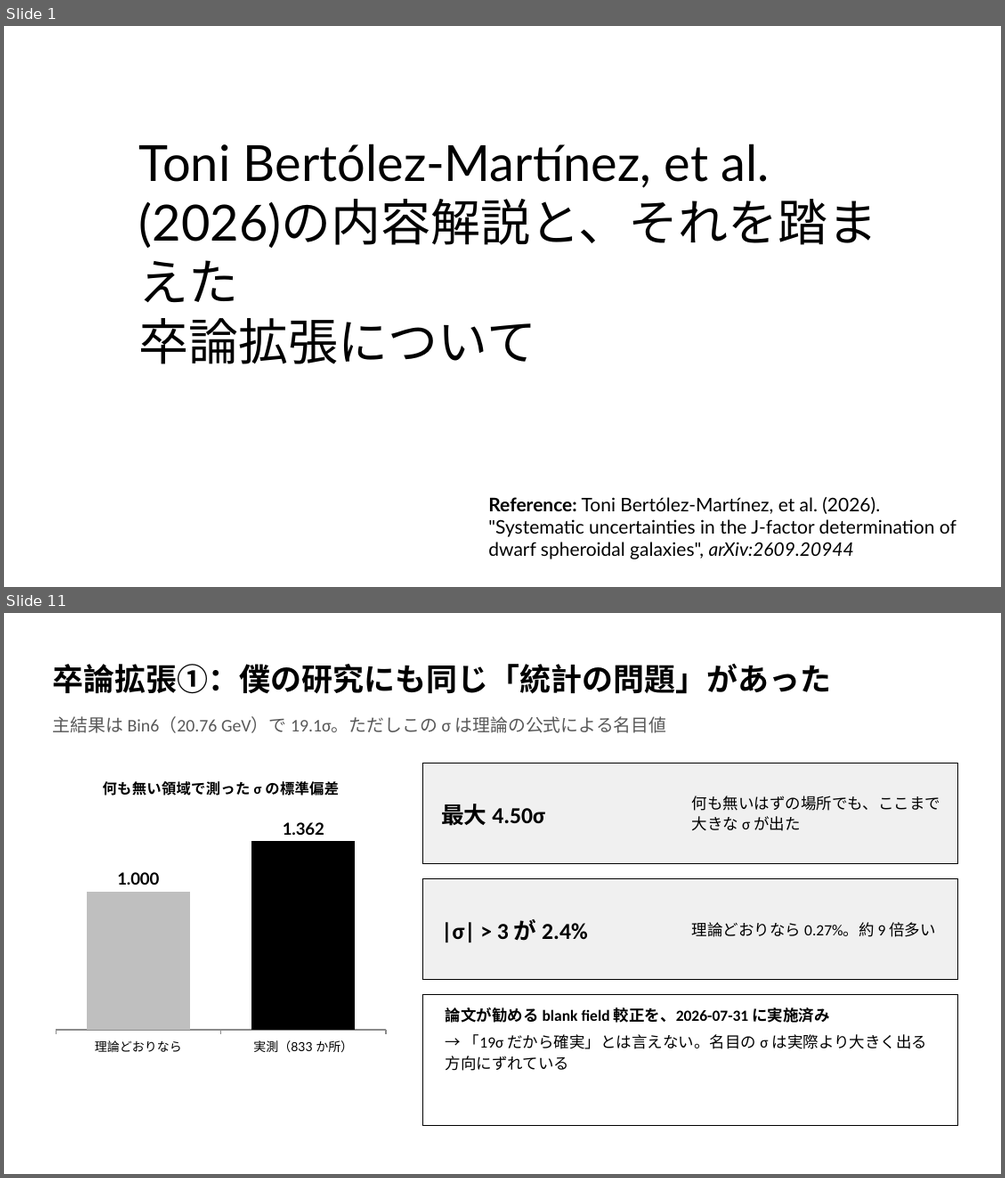
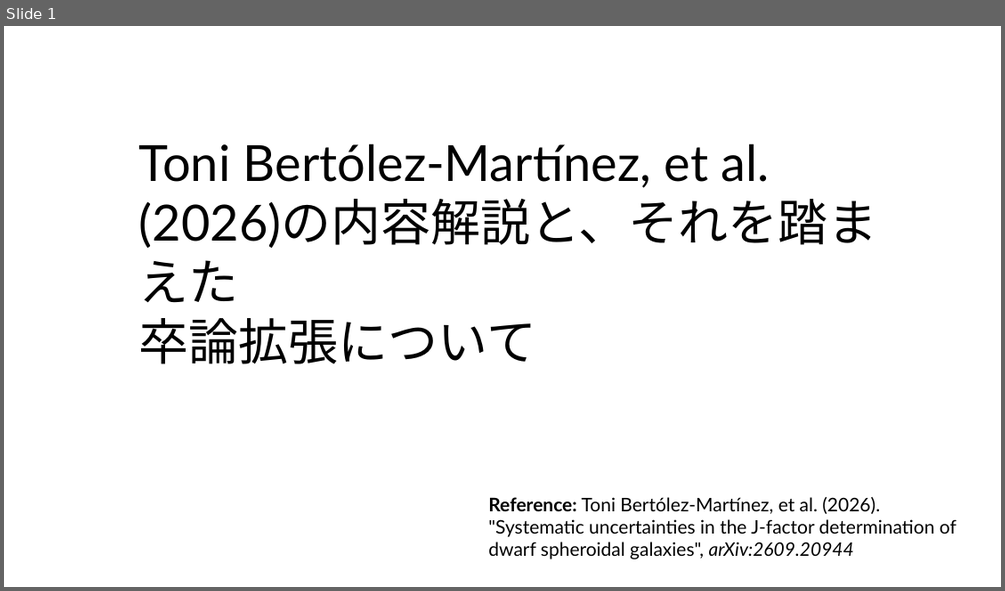
Before and after one commit to Mikann20041029/darkmatter-slides, a slide deck: slides/Toni Bertólez-Martínez, et al. (2026).pptx. Shown one above the other, each under a label of ours: slides 1 and 11 before the commit, slide 1 after it; the slides between them are not shown. The pictures are 1005x1178 and 1005x591 pixels, drawn with LibreOffice and Linux fonts; fonts in the diff are those of the drawing. Boxes give left, top, right and bottom in pixels: in the first picture for what was removed or moved away, otherwise in the second. Text is boxed around its words. In the diff, an @@ line names an element or a change of style, - is before the commit and + after.

```diff
--- a/slides/Toni Bertólez-Martínez, et al. (2026).pptx
+++ b/slides/Toni Bertólez-Martínez, et al. (2026).pptx
@@ slide 11 removed at box(4, 613, 1001, 1174), background #FFFFFF @@
@@ text removed at box(53, 664, 832, 694) @@
-卒論拡張①：僕の研究にも同じ「統計の問題」があった
@@ text removed at box(53, 716, 667, 733) @@
-主結果は Bin6（20.76 GeV）で 19.1σ。ただしこの σ は理論の公式による名目値
@@ column chart removed at box(48, 763, 393, 1062) @@
-title "何も無い領域で測った σ の標準偏差"
-categories: 理論どおりなら, 実測（833 か所）
-Series 1: 1, 1.362
@@ rectangle removed at box(423, 763, 957, 863) @@
@@ text removed at box(692, 795, 940, 831) @@
-何も無いはずの場所でも、ここまで大きな σ が出た
@@ text removed at box(441, 803, 545, 826) @@
-最大 4.50σ
@@ rectangle removed at box(423, 878, 957, 980) @@
@@ text removed at box(441, 919, 588, 942) @@
-|σ| > 3 が 2.4%
@@ text removed at box(692, 922, 935, 937) @@
-理論どおりなら 0.27%。約 9 倍多い
@@ rectangle removed at box(423, 995, 957, 1126) @@
@@ text removed at box(445, 1007, 928, 1070) @@
-論文が勧める blank field 較正を、2026-07-31 に実施済み
-→ 「19σ だから確実」とは言えない。名目の σ は実際より大きく出る方向にずれている
```
Also in this commit, not shown: 5 slides changed, 5 slides added, 5 other slides removed.
